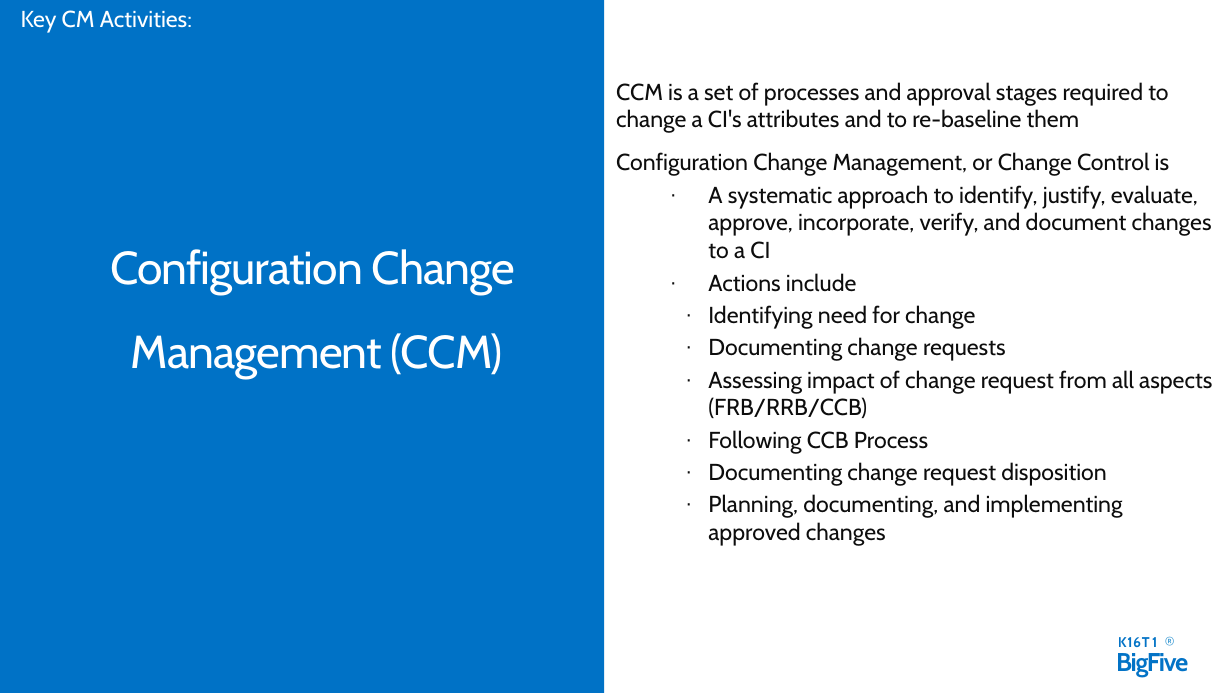
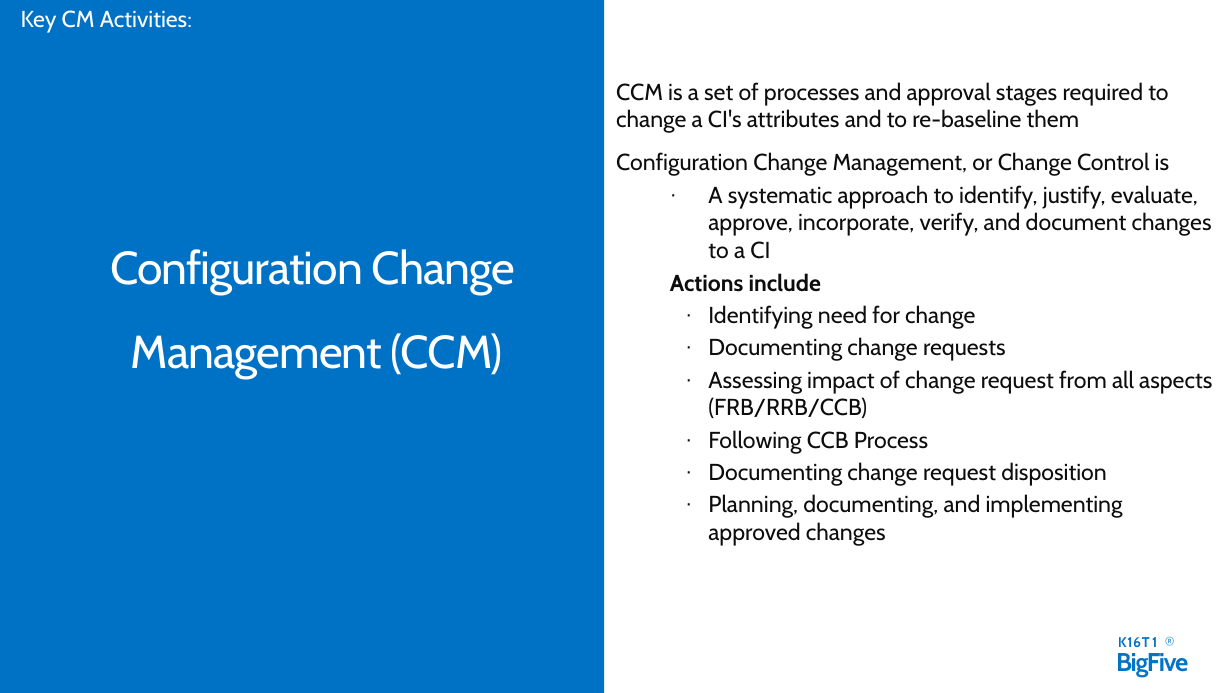
Before and after one commit to daotk/cdkpt, a slide deck: slide 27 of SPQM/Team Assignment/Final/CM_Final_0501.pptx. Drawn at 1232x693 pixels with LibreOffice and Linux fonts; fonts in the diff are those of the drawing. Boxes give left, top, right and bottom in pixels: in the first picture for what was removed or moved away, otherwise in the second. Text is boxed around its words. In the diff, an @@ line names an element or a change of style, - is before the commit and + after.

```diff
--- a/SPQM/Team Assignment/Final/CM_Final_0501.pptx
+++ b/SPQM/Team Assignment/Final/CM_Final_0501.pptx
@@ text at bbox=[670, 273, 821, 292]: bold on in "Actions include"; bullet · to none @@
```
Also in this commit, not shown: 3 other slides changed, 1 slide removed.
